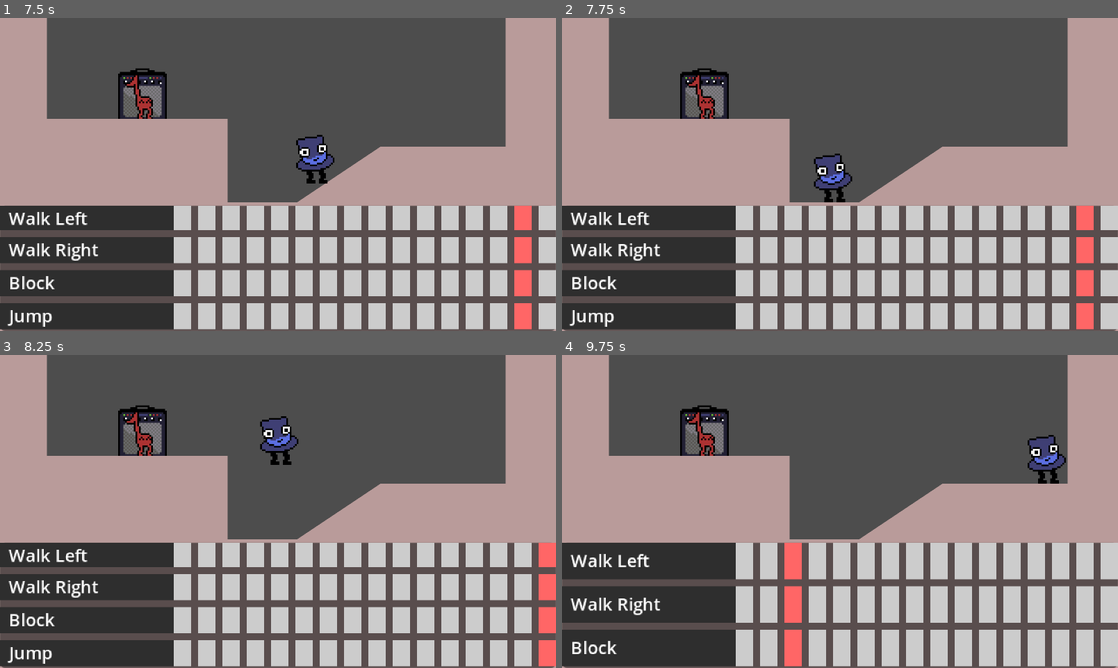
Above: before the commit, frames 1-4 (two rows, left to right).
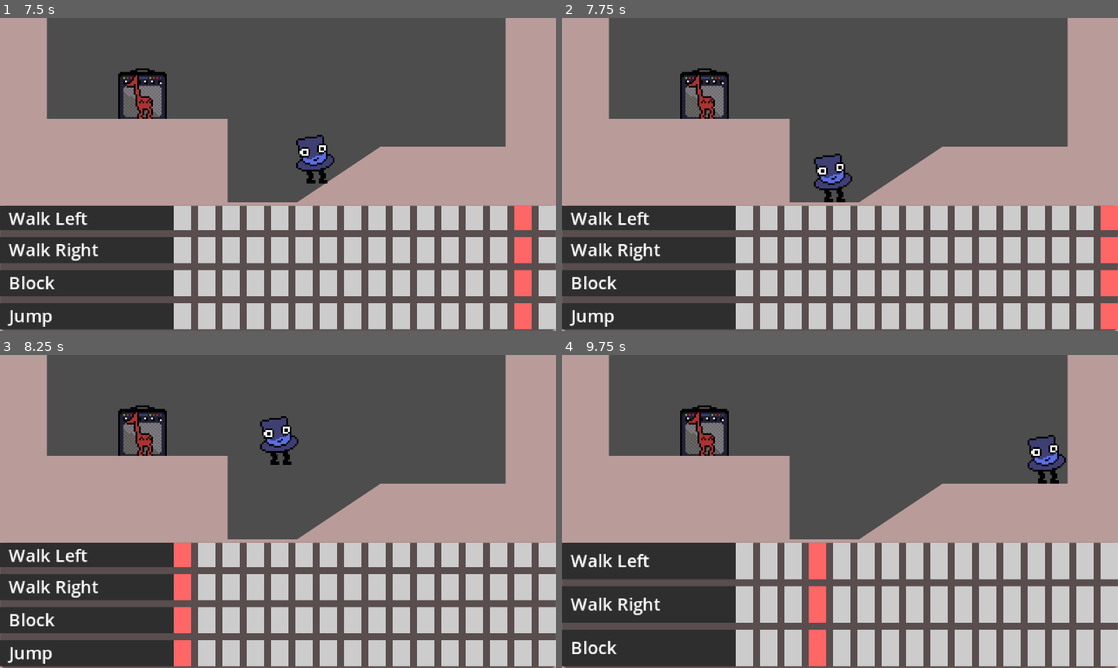
Above: after the commit, the same moments.

Repository: blondeman/GMTK2025
Game: Godot game, scene res://scenes/base_level.tscn
The game is run twice, just before and just after one commit, with the same random seed, the same clock (stepped at 60 frames per second) and the same inputs. Sound files missing from this copy of the repository are replaced by a short silence.
Inputs (mouse positions are in pixels of both pictures, inside the frame that each line leads up to):
- Up to frame 1 (7.5 s): click (183, 224) at 0.52 s; tap Enter at 1.25 s; hold D (move_right) 1.28-2.78 s; tap W (jump) at 1.35, 1.52, 1.82, 2.27, 2.3, 2.57, 3.05, 3.77, 3.8, 4.07, 4.52, 4.55, 4.82, 5.1, 5.27, 5.57, 6.05, 6.77, 6.8, 7.07 s; tap 1 at 2.1, 5.85 s; hold A (move_left) 2.78-3.53 s; tap 2 at 2.85, 6.6 s; hold D (move_right) 3.53-5.03 s; tap 3 at 3.6, 7.35 s; tap 4 at 4.35 s; hold A (move_left) 5.03-5.78 s; hold D (move_right) 5.78-6.53 s; hold A (move_left) from 6.53 s (still down)
- Up to frame 2 (7.75 s): keep holding A (move_left); tap W (jump) at 7.52, 7.55 s
- Up to frame 3 (8.25 s): tap W (jump) at 7.82 s; release A (move_left) at 8.03 s; hold D (move_right) from 8.03 s (still down); tap 4 at 8.1 s
- Up to frame 4 (9.75 s): keep holding D (move_right); tap W (jump) at 8.27, 8.3, 8.57, 8.85 s; tap 1 at 9.6 s

Frame 1 is identical in both runs. In frame 2, 2.1% of the frame differs, in the area x 92-100%, y 60-100%; in frame 3, 2.1%; in frame 4, 2.2%, in the area x 40-48%, y 60-100%.

Commit message:
audio added and synced

Diff:
--- a/GMTK 2025/scenes/base_level.tscn
+++ b/GMTK 2025/scenes/base_level.tscn
@@ -12,14 +12,14 @@
 [node name="world" parent="game" instance=ExtResource("1_dbkse")]
 position = Vector2(-13, -30)
 
-[node name="spawner" parent="game" instance=ExtResource("4_oox4p")]
+[node name="spawner" parent="game" node_paths=PackedStringArray("sequencer") instance=ExtResource("4_oox4p")]
 position = Vector2(82, 42)
+sequencer = NodePath("../../sequencer")
 
 [node name="player" parent="game" instance=ExtResource("2_0n1tn")]
 position = Vector2(229, 58)
 collision_layer = 2
 
-[node name="sequencer" parent="." node_paths=PackedStringArray("spawner") instance=ExtResource("1_l1caj")]
+[node name="sequencer" parent="." instance=ExtResource("1_l1caj")]
 anchor_top = 0.6
 grow_vertical = 0
-spawner = NodePath("../game/spawner")
--- a/GMTK 2025/scenes/minion.tscn
+++ b/GMTK 2025/scenes/minion.tscn
@@ -1,8 +1,9 @@
-[gd_scene load_steps=6 format=3 uid="uid://dvariehxra4xe"]
+[gd_scene load_steps=7 format=3 uid="uid://dvariehxra4xe"]
 
 [ext_resource type="Script" uid="uid://csxj4vteirlbu" path="res://scripts/minion.gd" id="1_y8etf"]
 [ext_resource type="Texture2D" uid="uid://dn50w8nxpxwi" path="res://art/note1.png" id="2_y8etf"]
 [ext_resource type="Texture2D" uid="uid://dnvx70q8kqdd3" path="res://art/block1.png" id="3_b4arb"]
+[ext_resource type="AudioStream" uid="uid://n2hufxkawii1" path="res://audio/one_note.wav" id="4_1ddg2"]
 
 [sub_resource type="CircleShape2D" id="CircleShape2D_y8etf"]
 radius = 12.0
@@ -26,3 +27,7 @@
 
 [node name="Sprite2D" type="Sprite2D" parent="block"]
 texture = ExtResource("3_b4arb")
+
+[node name="OneNote" type="AudioStreamPlayer" parent="."]
+stream = ExtResource("4_1ddg2")
+pitch_scale = 1.03
--- a/GMTK 2025/scenes/sequencer.tscn
+++ b/GMTK 2025/scenes/sequencer.tscn
@@ -9,4 +9,3 @@
 anchor_bottom = 1.0
 grow_horizontal = 2
 script = ExtResource("1_b075n")
-bpm = 120
--- a/GMTK 2025/scenes/spawner.tscn
+++ b/GMTK 2025/scenes/spawner.tscn
@@ -1,10 +1,15 @@
-[gd_scene load_steps=3 format=3 uid="uid://c0j12hpbmcmbl"]
+[gd_scene load_steps=4 format=3 uid="uid://c0j12hpbmcmbl"]
 
 [ext_resource type="Script" uid="uid://dk3js3uei87aa" path="res://scripts/spawner.gd" id="1_ik2nu"]
 [ext_resource type="Texture2D" uid="uid://drkku6ueo1dnc" path="res://art/amp.png" id="2_ik2nu"]
+[ext_resource type="AudioStream" uid="uid://cg06ja4ry4p3e" path="res://audio/gmtk25.ogg" id="3_tx2ig"]
 
 [node name="spawner" type="Node2D"]
 script = ExtResource("1_ik2nu")
 
 [node name="Sprite2D" type="Sprite2D" parent="."]
 texture = ExtResource("2_ik2nu")
+
+[node name="audioPlayer" type="AudioStreamPlayer" parent="."]
+stream = ExtResource("3_tx2ig")
+autoplay = true
--- a/GMTK 2025/scripts/minion.gd
+++ b/GMTK 2025/scripts/minion.gd
@@ -10,6 +10,13 @@
 @onready var blockCol := $block
 @onready var noteSpr := $note/Sprite2D
 @onready var blockSpr := $block/Sprite2D
+
+@onready var player := $OneNote
+
+var pitches := [
+	[0, 4, 7, 12],
+	[2, 6, 9, 14]
+]
 
 func _ready():
 	handleBlock()
@@ -25,20 +32,31 @@
 
 	move_and_slide()
 
-func action(actionCodes: Array):
+func action(actionCodes: Array, pitchType: int):
 	if "walk_left" in actionCodes:
 		direction = -1
+		player.pitch_scale = getPitch(pitchType, 0)
+		player.play()
 	elif "walk_right" in actionCodes:
 		direction = 1
+		player.pitch_scale = getPitch(pitchType, 1)
+		player.play()
 	else:
 		direction = 0
-
-	if "jump" in actionCodes and is_on_floor():
-		velocity.y = JUMP_VELOCITY
 
 	if "block" in actionCodes:
 		block = !block
 		handleBlock()
+		player.pitch_scale = getPitch(pitchType, 2)
+		player.play()
+
+	if "jump" in actionCodes and is_on_floor():
+		velocity.y = JUMP_VELOCITY
+		player.pitch_scale = getPitch(pitchType, 3)
+		player.play()
+
+func getPitch(type: int, id: int) -> float:
+	return 1.0 * pow(2, pitches[type][id] / 12.0)
 
 func handleBlock():
 	if not block:
--- a/GMTK 2025/scripts/player.gd
+++ b/GMTK 2025/scripts/player.gd
@@ -6,16 +6,12 @@
 
 
 func _physics_process(delta: float) -> void:
-	# Add the gravity.
 	if not is_on_floor():
 		velocity += get_gravity() * delta
 
-	# Handle jump.
 	if Input.is_action_just_pressed("jump") and is_on_floor():
 		velocity.y = JUMP_VELOCITY
 
-	# Get the input direction and handle the movement/deceleration.
-	# As good practice, you should replace UI actions with custom gameplay actions.
 	var direction := Input.get_axis("move_left", "move_right")
 	if direction:
 		velocity.x = direction * SPEED
--- a/GMTK 2025/scripts/sequencer.gd
+++ b/GMTK 2025/scripts/sequencer.gd
@@ -1,32 +1,23 @@
 extends Control
-
-@export var bpm := 60
-@export var beats := 16
-
-@export var spawner: Node2D
-
-var currentBeat := 0
-var lastBeatDelta := 0.0
 
 var trackScene := preload("res://scenes/track.tscn")
 var trackContainerScene := preload("res://scenes/track_container.tscn")
 
 var activeTrack = null
+var lastBeat = 0
 
-func _ready():
-	currentBeat = beats - 1
-	setTracks()
+func setTracks(beats: int, tracks: Array):
+	await self.ready
 
-func setTracks():
 	for child in get_children():
 		child.queue_free()
 
-	for i in len(spawner.tracks):
+	for i in len(tracks):
 		var trackContainer = trackContainerScene.instantiate()
 		add_child(trackContainer)
 		trackContainer.visible = false
 
-		for trackData in spawner.tracks[i]:
+		for trackData in tracks[i]:
 			var track = trackScene.instantiate()
 			trackContainer.add_child(track)
 			track.name = "track_%d" % i
@@ -39,12 +30,6 @@
 		activeTrack.visible = false
 	track.visible = true
 	activeTrack = track
-
-func _process(delta):
-	lastBeatDelta -= delta
-	if lastBeatDelta <= 0:
-		lastBeatDelta = 60.0 / bpm
-		nextBeat()
 
 func _input(event):
 	if event is InputEventKey and event.pressed:
@@ -61,17 +46,12 @@
 			if get_child_count() > 3:
 				viewTrack(get_child(3))
 
-func nextBeat():
-	var lastBeat = currentBeat
-	currentBeat += 1
-	if currentBeat >= beats:
-		spawner.resetMinions()
-		currentBeat = 0
-
+func nextBeat(currentBeat: int) -> Array:
+	var minionCodes = []
 	for trackContainer in get_children():
 		var codes = []
-		var minionId = -1
 		for track in trackContainer.get_children():
-			minionId = track.minionId
 			codes.append(track.setBeat(lastBeat, currentBeat))
-		spawner.processMinion(minionId, codes)
+		minionCodes.append(codes)
+	lastBeat = currentBeat
+	return minionCodes
--- a/GMTK 2025/scripts/spawner.gd
+++ b/GMTK 2025/scripts/spawner.gd
@@ -1,5 +1,6 @@
 extends Node2D
 
+@export var sequencer: Control
 var minionScene := preload("res://scenes/minion.tscn")
 
 @export var tracks := [
@@ -16,8 +17,33 @@
 	]
 ]
 
+var bpm = 120
+var beats = 16
+var seconds_per_beat = 60.0 / bpm
+var next_beat_time = 0.0
+var last_playback_time = 0.0
+
+@onready var player: AudioStreamPlayer = $audioPlayer
+var currentBeat = 0
+
 func _ready():
+	player.play()
+	next_beat_time = 0
+	sequencer.setTracks(beats, tracks)
 	spawn()
+
+func _process(delta):
+	var current_time = player.get_playback_position()
+
+	if current_time < last_playback_time:
+		loop()
+		next_beat_time = seconds_per_beat
+
+	if current_time >= next_beat_time:
+		handleBeat()
+		next_beat_time += seconds_per_beat
+
+	last_playback_time = current_time
 
 func spawn():
 	for i in len(tracks):
@@ -26,7 +52,7 @@
 		add_child(minion)
 
 func processMinion(id: int, codes: Array):
-	get_node("minion_%d" % id).action(codes)
+	get_node("minion_%d" % id).action(codes, currentBeat * 2 / beats)
 
 func resetMinions():
 	for child in get_children():
@@ -34,3 +60,16 @@
 			child.position = Vector2.ZERO
 			child.block = false
 			child.handleBlock()
+
+func loop():
+	handleBeat()
+	resetMinions()
+
+func handleBeat():
+	var codes = sequencer.nextBeat(currentBeat)
+	for i in len(codes):
+		processMinion(i, codes[i])
+
+	currentBeat += 1
+	if currentBeat >= beats:
+		currentBeat = 0
Not shown, added: GMTK 2025/audio/gmtk25.ogg.import
Not shown, changed: GMTK 2025/audio/one_note.wav.import
Not shown, added: GMTK 2025/audio/gmtk25.ogg
Not shown, removed: GMTK 2025/audio/gmtk25.wav
Not shown, added: GMTK 2025/audio/one_note.wav
